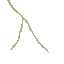
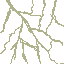
Revision of a layered 64 × 64 image; what changed, layer by layer:
showed "Crack4" over left=0, top=0, right=64, bottom=64
showed "Crack3" over left=9, top=0, right=57, bottom=62
showed "Crack2" over left=6, top=0, right=63, bottom=62
